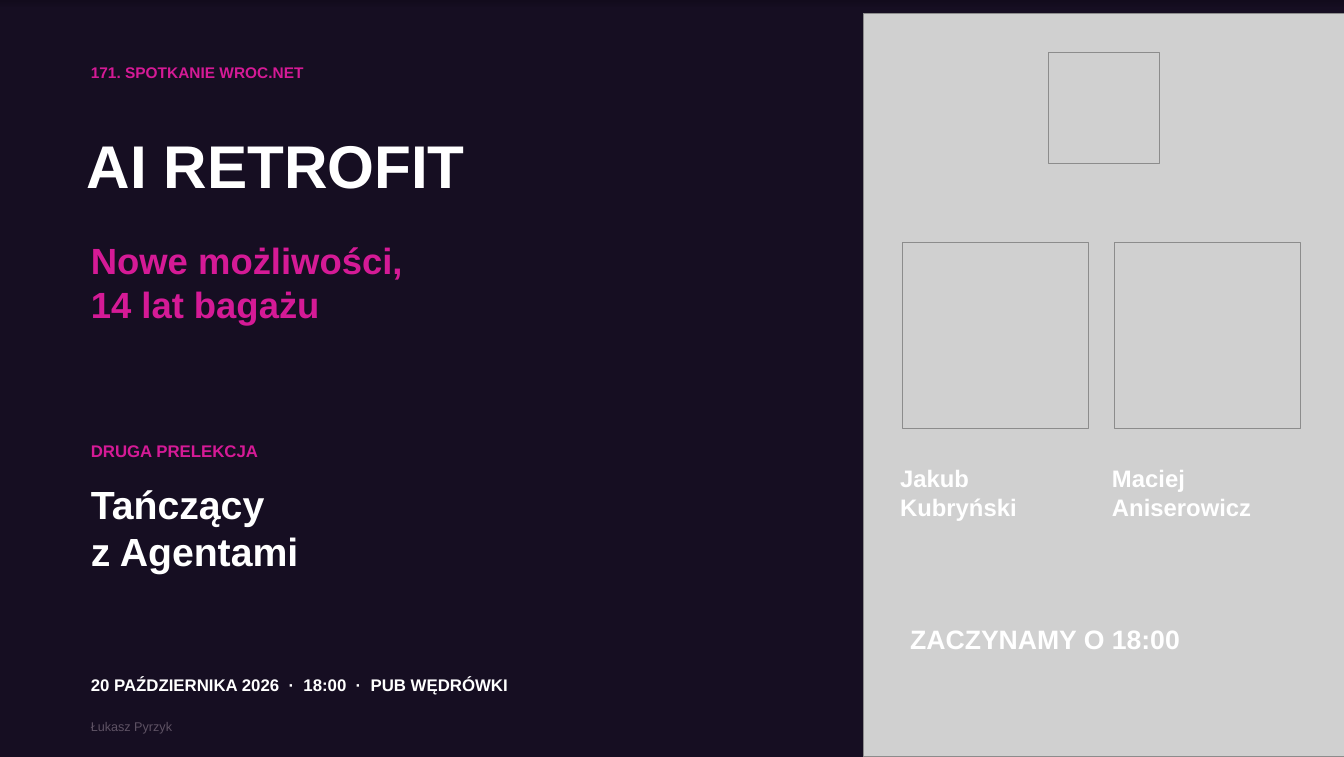
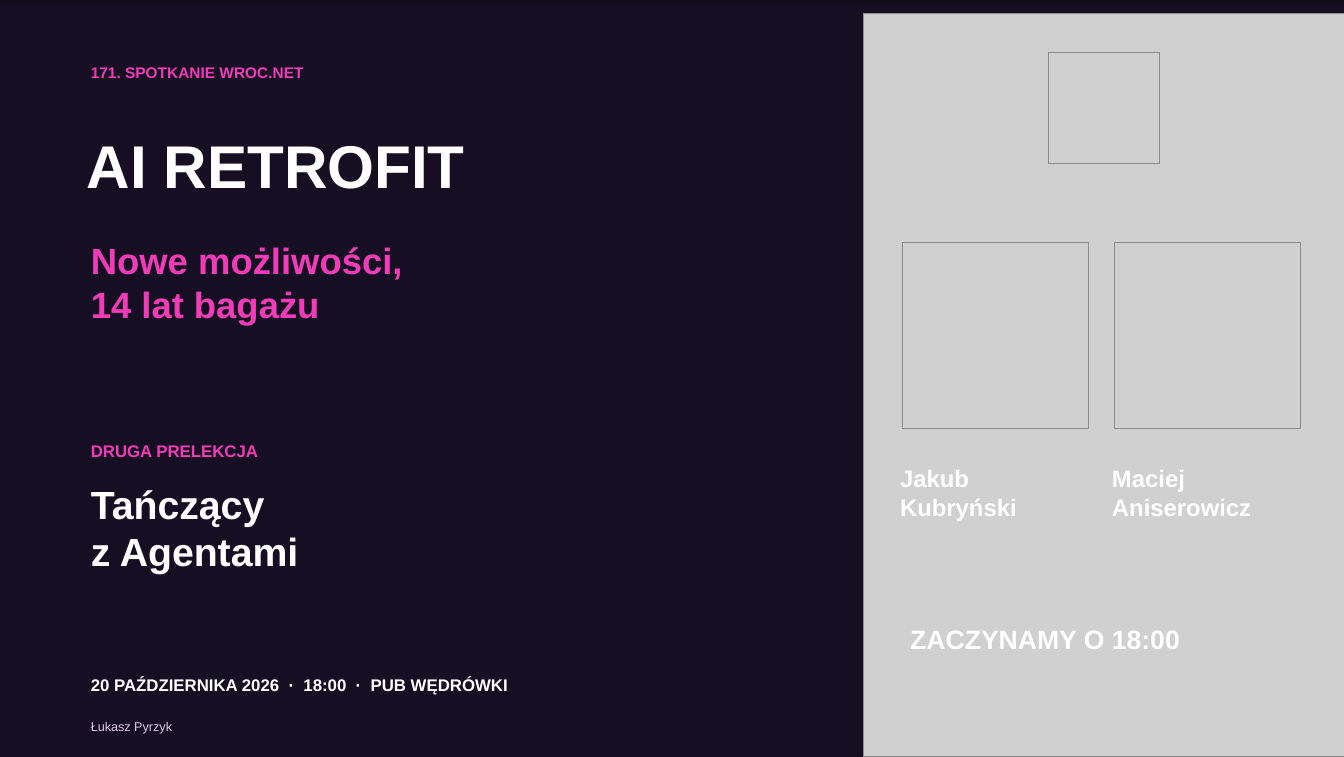
Before and after one commit to lukasz-pyrzyk/wrocnet.org, a slide deck: slide 1 of slides/171/2026-10-20-171-spotkanie.pptx. Drawn at 1344x757 pixels with LibreOffice and Linux fonts; fonts in the diff are those of the drawing; grey boxes stand for pictures. Boxes give left, top, right and bottom in pixels: in the first picture for what was removed or moved away, otherwise in the second. Text is boxed around its words. In the diff, an @@ line names an element or a change of style, - is before the commit and + after.

Commit message:
Refresh meetup 171 presentation with dark theme and updated flow

```diff
--- a/slides/171/2026-10-20-171-spotkanie.pptx
+++ b/slides/171/2026-10-20-171-spotkanie.pptx
@@ text colour #D51A96 to #F13BB8 in 3 elements at (x1=91, y1=67, x2=303, y2=78), (x1=91, y1=247, x2=402, y2=325), (x1=91, y1=445, x2=258, y2=457) @@
@@ text "Łukasz Pyrzyk" at (x1=91, y1=722, x2=172, y2=734): text colour #5E5264 to #DACCE0 @@
```
Also in this commit, not shown: 9 other slides changed, 4 slides added, 3 slides removed, 4 other files.
